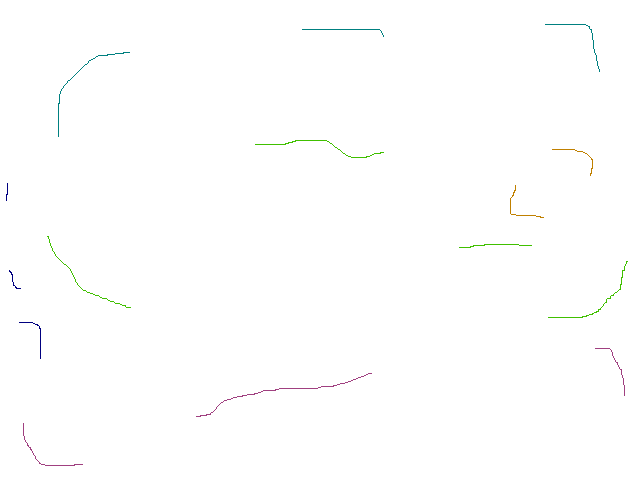
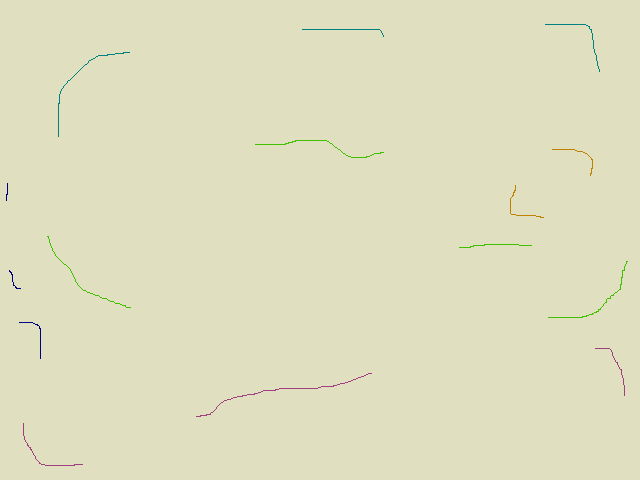
Two versions of the same layered image (w=640, h=480). Layer-by-layer changes:
painted on "Background" over 0, 0, 640, 480
painted on "6_randomLow.png" over 0, 0, 640, 480
